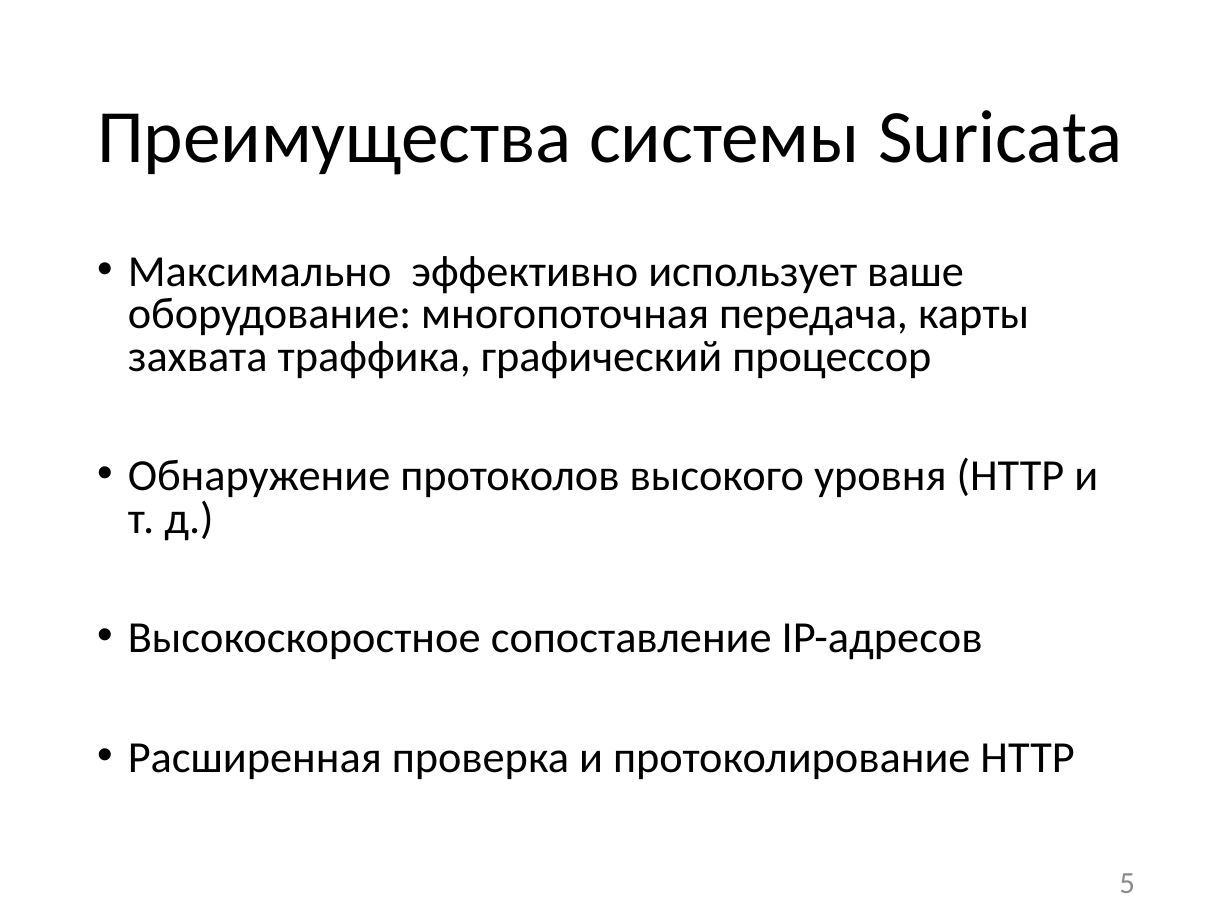
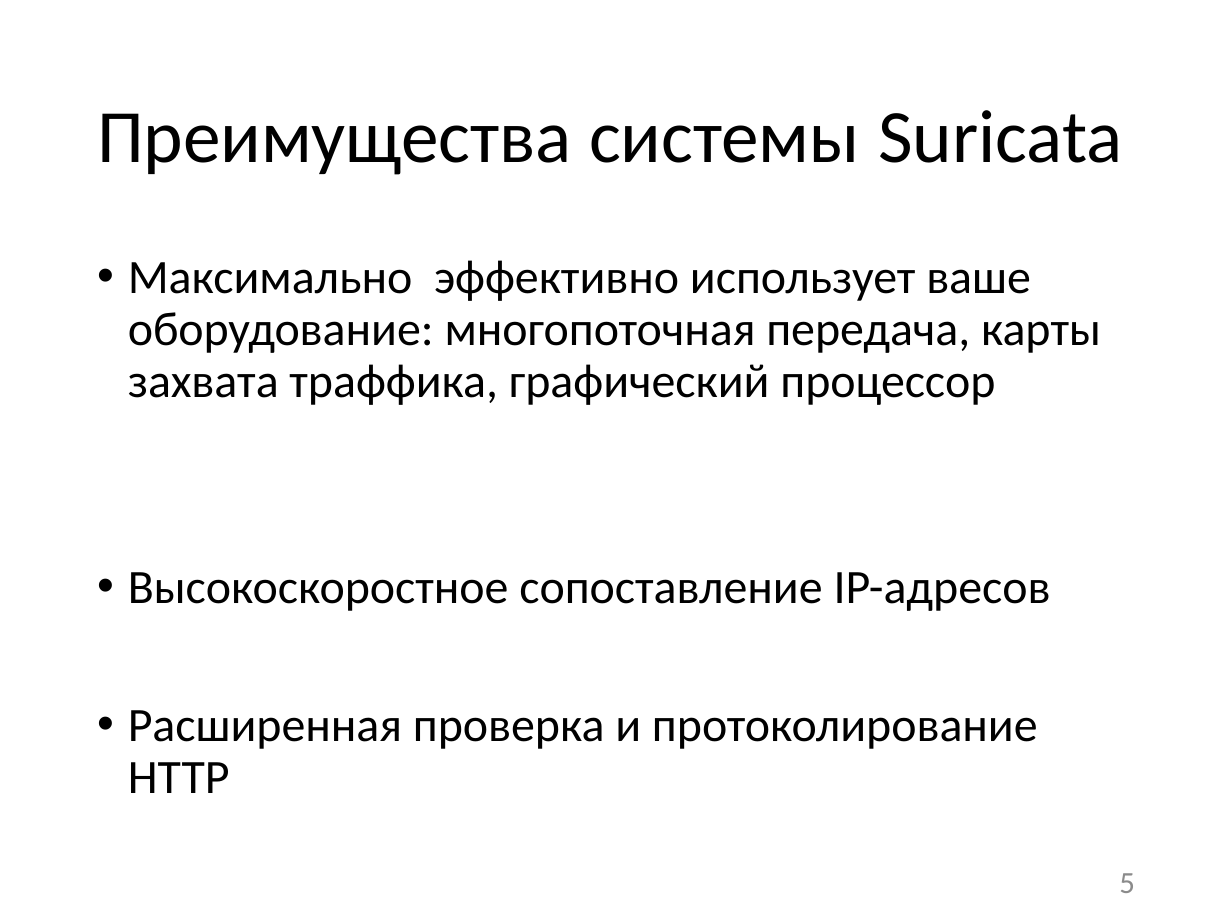
Before and after one commit to benhe119/SuricataSettingsManager, a slide deck: slide 5 of Презентация.pptx. Drawn at 1232x924 pixels with LibreOffice and Linux fonts; fonts in the diff are those of the drawing. Boxes give left, top, right and bottom in pixels: in the first picture for what was removed or moved away, otherwise in the second. Text is boxed around its words. In the diff, an @@ line names an element or a change of style, - is before the commit and + after.

```diff
--- a/Презентация.pptx
+++ b/Презентация.pptx
@@ text "Максимально эффективно использует ваше оборудование: ..." at (x1=128, y1=260, x2=1101, y2=793): size 25.9 to 28 pt; line spacing 0.8 to 0.9 @@
@@ text at (x1=128, y1=457, x2=1098, y2=541): paragraph removed @@
-• Обнаружение протоколов высокого уровня (HTTP и т. д.)
```
Also in this commit, not shown: 8 other slides changed, 1 slide added, 1 slide removed.
